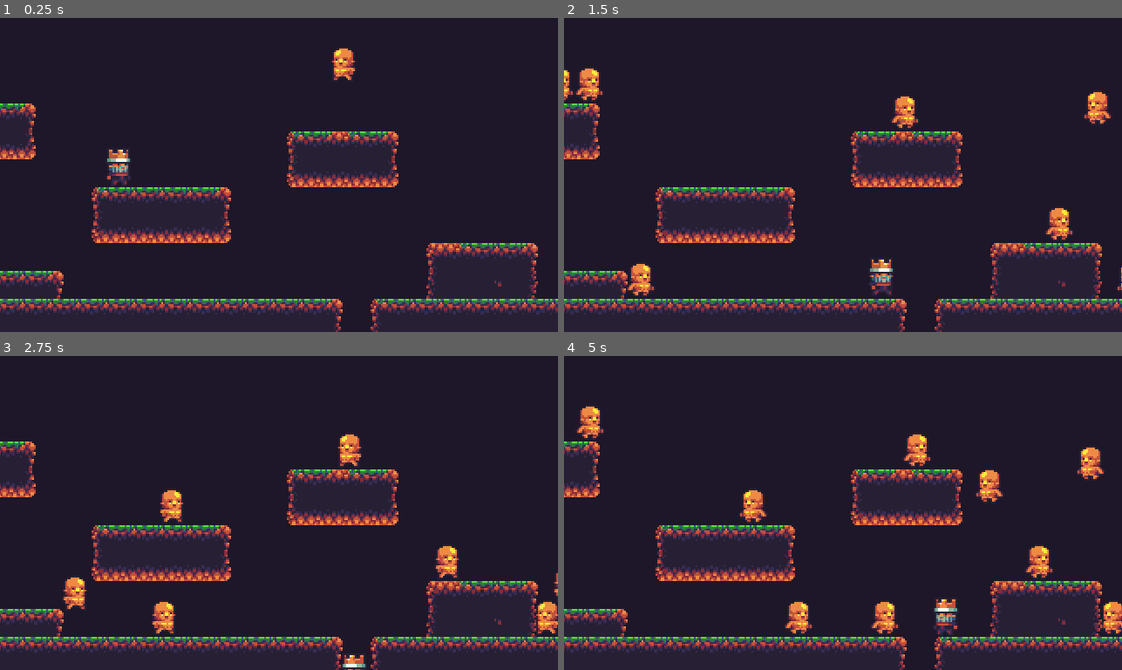
Above: before the commit, frames 1-4 (two rows, left to right).
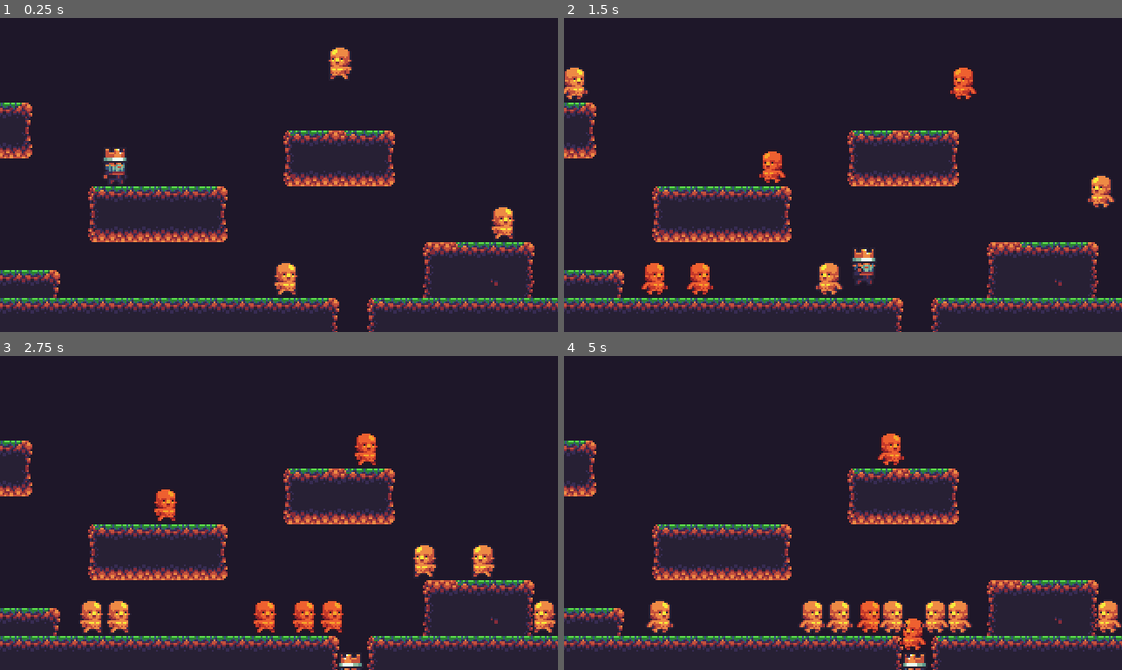
Above: after the commit, the same moments.

Repository: RyanFleck/FirstGodotProject
Game: Godot game, scene res://Scenes/StageOne.tscn
Two runs of this game, one before a commit and one after it. Both use one fixed random seed, a clock stepped at 60 frames per second and the inputs below.
Inputs:
- Up to frame 1 (0.25 s): no input
- Up to frame 2 (1.5 s): tap Enter (ui_accept) at 0.5, 0.77 s; hold Right (ui_right) from 0.53 s (still down)
- Up to frame 3 (2.75 s): tap Enter (ui_accept) at 1.52 s; release Right (ui_right) at 2.03 s; hold Left (ui_left) from 2.03 s (still down)
- Up to frame 4 (5 s): release Left (ui_left) at 2.78 s; hold Right (ui_right) 2.78-4.28 s; tap Enter (ui_accept) at 3.02, 3.77, 4.52 s; hold Left (ui_left) from 4.28 s (still down)

The runs differ from the first frame. In frame 1, 11% of the frame differs, in the area x 0-100%, y 9-100%; in frame 2, 14%; in frame 3, 14%; in frame 4, 15%, in the area x 0-100%, y 16-100%.

Commit message:
Rewrite demon movement.

Diff:
--- a/Objects/Demon.gd
+++ b/Objects/Demon.gd
@@ -6,59 +6,136 @@
 const grav = 40
 const jump_force = 600
 
-var edge_ray_decision = false
-var wall_contact_decision = false
+var player : KinematicBody2D
+
+var edge_lock = false
+var wall_lock = false
+var player_lock = false
 
 var facing_right = true
 
 var velocity = Vector2()
 var floor_normal = Vector2(0,-1)
 
+var idle_state = true
+
 # Called when the node enters the scene tree for the first time.
 func _ready():
+	player = get_node("../Player")
 	start_position = get_position()
 	$AnimatedSprite.play("walk")
+	$RayCast2D.exclude_parent = true
+	$RayCast2D_Forward.exclude_parent = true
 	velocity.x = speed
-	pass # Replace with function body.
+
 
 # Called every frame. 'delta' is the elapsed time since the previous frame.
-#func _process(delta):
-#	pass
+func _process(delta):
 
-func calculate_movement():
-	if !is_on_floor():
-		velocity.y += grav
+	if !idle_state:
+		modulate = Color(1,0.7,0.7)
+	else:
+		modulate = Color(1, 1, 1)
+
 
 func _physics_process(delta):
 
+	velocity.y += grav
+
+	var sees_player = check_player_lock()
+
+	if( sees_player and !player_lock ):
+		player_lock = true
+		idle_state = false
+		print(name+" sees player.")
+
+
 	var speedmod = 1
-	if !is_on_floor():
-		speedmod = 2
+	if !is_on_floor() or !idle_state:
+		speedmod *= 2
+
 
 	if facing_right:
 		velocity.x = speed * speedmod
 	else:
 		velocity.x = -speed * speedmod
-	calculate_movement()
 
-	if !edge_ray_decision and !$RayCast2D.is_colliding():
-		edge_ray_decision = true
-		if(is_on_floor()):
-			var x = randf()
-			if x > 0.7:
-				turn()
-			elif x > 0.2:
-				jump()
+	if !edge_lock and is_on_floor() and !$RayCast2D.is_colliding() :
+		edge_lock = true
+		persue_move()
 
-	if edge_ray_decision and $RayCast2D.is_colliding():
-		edge_ray_decision = false
+	if !wall_lock and is_on_wall():
+		wall_lock = true
+		var moved = false
+		for i in get_slide_count():
+			var col_obj = get_slide_collision(i).collider
+			var x = get_object_in_view()
 
-	handle_collisions()
+			if !moved and x and col_obj and x == col_obj:
+				print(name + " collided with " + x.name)
+				if x.name == "Player":
+					die()
+					moved = true
+				elif x.name == "Terrain":
+					persue_move()
+					moved = true
+				else:
+					turn()
+					moved = true
 
-	if wall_contact_decision and !is_on_wall():
-		wall_contact_decision = false
+			if !moved and col_obj:
+				if col_obj.name == "Player":
+					die()
+					moved = true
+				if col_obj.name == "Terrain":
+					persue_move()
+					moved = true
+				if "Demon" in col_obj.name:
+					turn()
+					moved = true
+
+		if !moved:
+			persue_move()
+
+
+	# Process locks.
+	if edge_lock and is_on_floor() and $RayCast2D.is_colliding():
+		edge_lock = false
+
+	if wall_lock and !is_on_wall():
+		wall_lock= false
+
+	if player_lock and !sees_player:
+		player_lock = false
+
 
 	velocity = move_and_slide(velocity, floor_normal)
+
+func persue_move():
+	if player.global_position.y < global_position.y:
+		jump()
+
+	if player.global_position.x > global_position.x and !facing_right:
+		turn()
+
+	elif player.global_position.x < global_position.x and facing_right:
+		turn()
+
+
+
+func check_player_lock():
+	if $RayCast2D_Forward.is_colliding():
+		var obj : Object = $RayCast2D_Forward.get_collider()
+		if obj.name == "Player":
+			# Demon sees player.
+			return true
+
+func get_object_in_view():
+	if $RayCast2D_Forward.is_colliding():
+		var obj : Object = $RayCast2D_Forward.get_collider()
+		return obj
+	else:
+		return null
 
 
 func jump():
@@ -74,21 +151,27 @@
 	if(!right):
 		mod = -1
 
+	# Update raycast directions.
 	$RayCast2D.position.x = abs($RayCast2D.position.x) * mod
+	$RayCast2D_Forward.position.x = abs($RayCast2D_Forward.position.x) * mod
+	$RayCast2D_Forward.cast_to.x = abs($RayCast2D_Forward.cast_to.x) * mod
+
 
 func die():
+	idle_state = true
 	set_position(start_position)
 
-func handle_collisions():
-	var collision_count = get_slide_count()
-	if collision_count != 0:
-		for i in collision_count:
-			# Adding a type argument allows the editor to generate .predictions
-			var collision : KinematicCollision2D = get_slide_collision(i)
-			if( collision.collider != null ):
-				if( collision.collider.is_class("KinematicBody2D")):
-					#turn(facing_right) # All demons run the same way.
-					turn()
-				elif !wall_contact_decision and is_on_wall():
-					wall_contact_decision = true
-					turn()
+
+#func handle_collisions():
+#	var collision_count = get_slide_count()
+#	if collision_count != 0:
+#		for i in collision_count:
+#			# Adding a type argument allows the editor to generate .predictions
+#			var collision : KinematicCollision2D = get_slide_collision(i)
+#			if( collision.collider != null ):
+#				if( collision.collider.is_class("KinematicBody2D")):
+#					#turn(facing_right) # All demons run the same way.
+#					turn()
+#				elif !wall_contact_decision and is_on_wall() and !("Foreground" in collision.collider.name):
+#					wall_contact_decision = true
+#					turn()
--- a/Objects/Demon.tscn
+++ b/Objects/Demon.tscn
@@ -1,17 +1,16 @@
-[gd_scene load_steps=13 format=2]
+[gd_scene load_steps=12 format=2]
 
 [ext_resource path="res://Objects/Demon.gd" type="Script" id=1]
 [ext_resource path="res://Sprites/character_sprites/tile000.png" type="Texture" id=2]
 [ext_resource path="res://Sprites/character_sprites/tile010.png" type="Texture" id=3]
 [ext_resource path="res://Sprites/character_sprites/tile011.png" type="Texture" id=4]
 [ext_resource path="res://Sprites/character_sprites/tile012.png" type="Texture" id=5]
-[ext_resource path="res://Sprites/character_sprites/tile005.png" type="Texture" id=6]
-[ext_resource path="res://Sprites/character_sprites/tile001.png" type="Texture" id=7]
-[ext_resource path="res://Sprites/character_sprites/tile002.png" type="Texture" id=8]
-[ext_resource path="res://Sprites/character_sprites/tile003.png" type="Texture" id=9]
-[ext_resource path="res://raw_assets/Button-Selected.png" type="Texture" id=10]
+[ext_resource path="res://Sprites/character_sprites/tile001.png" type="Texture" id=6]
+[ext_resource path="res://Sprites/character_sprites/tile002.png" type="Texture" id=7]
+[ext_resource path="res://Sprites/character_sprites/tile003.png" type="Texture" id=8]
+[ext_resource path="res://Sprites/character_sprites/tile005.png" type="Texture" id=9]
 
-[sub_resource type="SpriteFrames" id=2]
+[sub_resource type="SpriteFrames" id=1]
 animations = [ {
 "frames": [ ExtResource( 2 ) ],
 "loop": false,
@@ -23,18 +22,18 @@
 "name": "attack",
 "speed": 5.0
 }, {
-"frames": [ ExtResource( 6 ) ],
+"frames": [ ExtResource( 2 ), ExtResource( 6 ), ExtResource( 7 ), ExtResource( 8 ) ],
+"loop": true,
+"name": "walk",
+"speed": 8.0
+}, {
+"frames": [ ExtResource( 9 ) ],
 "loop": false,
 "name": "jump",
 "speed": 0.0
-}, {
-"frames": [ ExtResource( 2 ), ExtResource( 7 ), ExtResource( 8 ), ExtResource( 9 ) ],
-"loop": true,
-"name": "walk",
-"speed": 8.0
 } ]
 
-[sub_resource type="CapsuleShape2D" id=1]
+[sub_resource type="CapsuleShape2D" id=2]
 radius = 6.42526
 height = 7.43873
 
@@ -42,20 +41,20 @@
 script = ExtResource( 1 )
 
 [node name="AnimatedSprite" type="AnimatedSprite" parent="."]
-frames = SubResource( 2 )
+frames = SubResource( 1 )
 animation = "idle"
 
 [node name="CollisionShape2D" type="CollisionShape2D" parent="."]
 visible = false
 position = Vector2( 0.51405, 5.65456 )
-shape = SubResource( 1 )
+shape = SubResource( 2 )
 
 [node name="RayCast2D" type="RayCast2D" parent="."]
-position = Vector2( 6.56803, 11.4877 )
+position = Vector2( 8.31144, 11.4877 )
 enabled = true
 cast_to = Vector2( 0, 10 )
 
-[node name="Sprite" type="Sprite" parent="RayCast2D"]
-visible = false
-scale = Vector2( 0.1, 0.1 )
-texture = ExtResource( 10 )
+[node name="RayCast2D_Forward" type="RayCast2D" parent="."]
+position = Vector2( 2.32454, 3.29311 )
+enabled = true
+cast_to = Vector2( 100, 0 )
--- a/Objects/ThrowingKnife.gd
+++ b/Objects/ThrowingKnife.gd
@@ -18,6 +18,7 @@
 	# Called when the node is added to the scene for the first time.
 	# Initialization here
 	velocity.x = speed
+	$CollisionShape2D
 
 func traveling_right(rightp):
 	if(!rightp):
--- a/Scenes/StageOne.tscn
+++ b/Scenes/StageOne.tscn
@@ -15,9 +15,9 @@
 height = 50.0
 
 [node name="StageOne" type="Node2D"]
-position = Vector2( 36.6528, 48.8704 )
+position = Vector2( 34.7302, 48.2503 )
 
-[node name="Foreground" type="TileMap" parent="."]
+[node name="Terrain" type="TileMap" parent="."]
 tile_set = ExtResource( 1 )
 cell_size = Vector2( 16, 16 )
 format = 1
@@ -79,7 +79,7 @@
 position = Vector2( 159.547, -107.394 )
 
 [node name="Demon10" parent="." instance=ExtResource( 5 )]
-position = Vector2( 151.125, -127.394 )
+position = Vector2( 236.12, 24.4828 )
 
 [node name="Demon3" parent="." instance=ExtResource( 5 )]
 position = Vector2( -81.0567, -19.798 )
@@ -97,7 +97,7 @@
 position = Vector2( 312.554, 39.9262 )
 
 [node name="Demon8" parent="." instance=ExtResource( 5 )]
-position = Vector2( 304.133, 19.9261 )
+position = Vector2( 114.132, 79.6407 )
 
 [node name="Demon6" parent="." instance=ExtResource( 5 )]
 position = Vector2( 336.444, 40.495 )
--- a/project.godot
+++ b/project.godot
@@ -17,6 +17,8 @@
 
 config/name="Kingdom III (Beta)"
 run/main_scene="res://Scenes/StageOne.tscn"
+boot_splash/image="res://raw_assets/III_feature.png"
+boot_splash/bg_color=Color( 0, 0, 0, 1 )
 config/icon="res://raw_assets/III.png"
 
 [debug]
